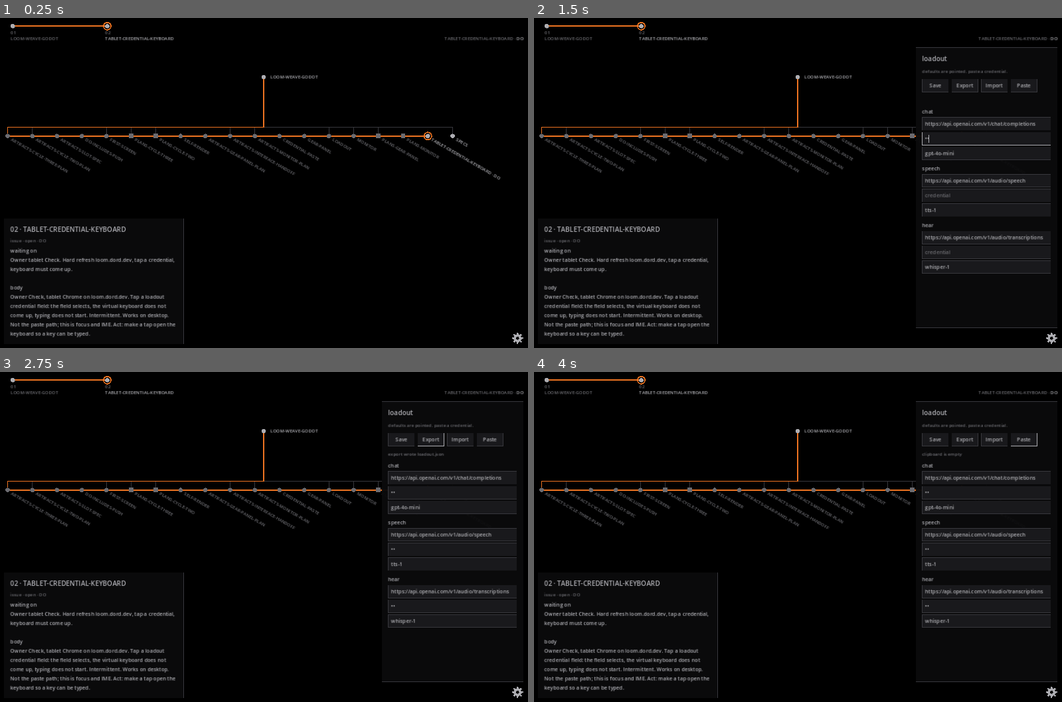
Above: before the commit, frames 1-4 (two rows, left to right).
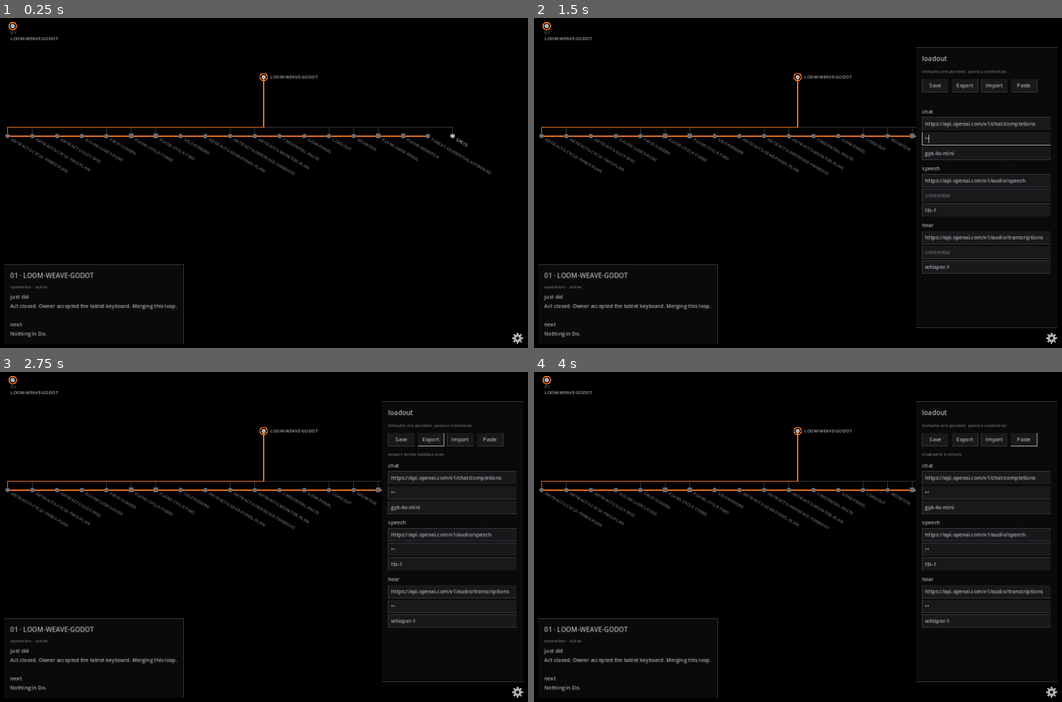
Above: after the commit, the same moments.

Repository: AutomatedPOS/loom-weave-godot
Game: Godot game, scene res://weave/Main.tscn
The game is run twice, just before and just after one commit, with the same random seed, the same clock (stepped at 60 frames per second) and the same inputs.
Inputs (mouse positions are in pixels of both pictures, inside the frame that each line leads up to):
- Up to frame 1 (0.25 s): no input
- Up to frame 2 (1.5 s): click (1051, 338) at 0.5 s; click (988, 140) at 1.27 s; type "12" at 1.35 s
- Up to frame 3 (2.75 s): click (454, 550) at 1.5 s; type "12" at 1.58 s; click (454, 606) at 1.73 s; type "12" at 1.82 s; click "Export" at 2 s
- Up to frame 4 (4 s): click "Import" at 2.75 s; click "Paste" at 3.5 s

The runs differ from the first frame. In frame 1, 2.6% of the frame differs, in the area x 0-100%, y 1-97%; in frame 2, 2.5%; in frame 3, 2.5%; in frame 4, 2.5%.

Commit message:
Close the loop. Tablet keyboard is done.
Owner accepted. tablet-credential-keyboard is Act-closed.
Nothing in Do.

Co-authored-by: automatedpos <automatedpos@gmail.com>

Diff:
--- a/issues/tablet-credential-keyboard/thread.json
+++ b/issues/tablet-credential-keyboard/thread.json
@@ -3,14 +3,15 @@
   "name": "tablet-credential-keyboard",
   "type": "issue",
   "actualStart": "2026-09-04",
-  "state": "open",
+  "actualEnd": "2026-09-04",
+  "state": "done",
   "isPartOf": "65d82731-e9c3-451a-a223-be0bb4d56b06",
-  "body": "Owner Check, tablet Chrome on loom.dord.dev. Tap a loadout credential field: the field selects, the virtual keyboard does not come up, typing does not start. Intermittent. Works on desktop. Not the paste path; this is focus and IME. Act: make a tap open the keyboard so a key can be typed.",
-  "waitingOn": "Owner tablet Check. Hard refresh loom.dord.dev, tap a credential, keyboard must come up.",
+  "body": "Tablet Chrome tap focuses a page input in the same gesture. Keyboard comes up. Secret stays masked. Nothing logs the key.",
+  "justDid": "Owner accepted. Act closed.",
   "props": [
     {
       "name": "pdca",
-      "value": "do"
+      "value": "act"
     }
   ],
   "sourceVerified": false
--- a/loadout/thread.json
+++ b/loadout/thread.json
@@ -7,7 +7,7 @@
   "state": "done",
   "isPartOf": "65d82731-e9c3-451a-a223-be0bb4d56b06",
   "representedBy": "../weave/LoadoutPanel.gd",
-  "body": "Cycle three. Gear opens chat, speech, and hear. Save, export, import. Paste control shipped. Tablet keyboard is a new issue.",
+  "body": "Cycle three. Gear opens chat, speech, and hear. Save, export, import. Paste and tablet IME shipped.",
   "justDid": "Owner accepted the loadout. Act closed.",
   "props": [
     {
--- a/thread.json
+++ b/thread.json
@@ -5,7 +5,7 @@
   "actualStart": "2026-09-03",
   "state": "active",
   "isPartOf": "",
-  "justDid": "Do of tablet-credential-keyboard: page input focuses on the tap itself, not after Godot eats it.",
-  "next": "Owner Check on a tablet. Hard refresh. Gear. Tap a credential. Keyboard must come up. Type a key. Save.",
+  "justDid": "Act closed. Owner accepted the tablet keyboard. Merging this loop.",
+  "next": "Nothing in Do.",
   "sourceVerified": false
 }
--- a/weave/monitor_smoke.gd
+++ b/weave/monitor_smoke.gd
@@ -34,8 +34,9 @@
 		_fail("monitor focused nothing")
 		return
 	var line := monitor.pdca_line()
-	if line.find("DO") < 0:
-		_fail("PDCA line missing an open DO: %s" % line)
+	# A closed loop has no open PDCA word. That is valid.
+	if line != "no open PDCA" and line.find("PLAN") < 0 and line.find("DO") < 0 and line.find("CHECK") < 0 and line.find("ACT") < 0:
+		_fail("PDCA line is junk: %s" % line)
 		return
 	if monitor.detail_text().find("just did") < 0 and monitor.detail_text().find("body") < 0:
 		_fail("detail has no close-out")
Not shown, changed: artifacts/findings/2026-09-04-cycle-three.md
